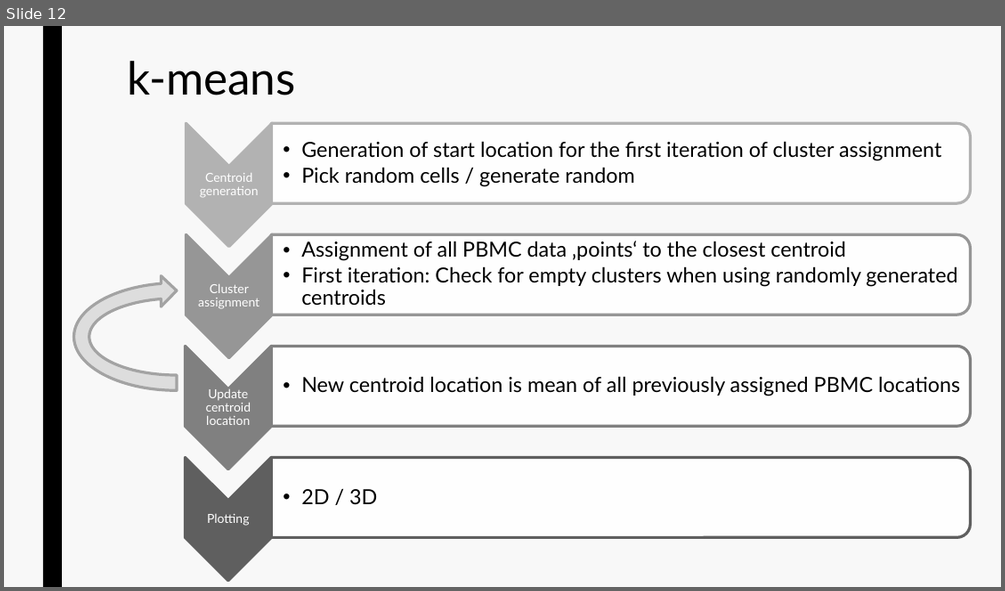
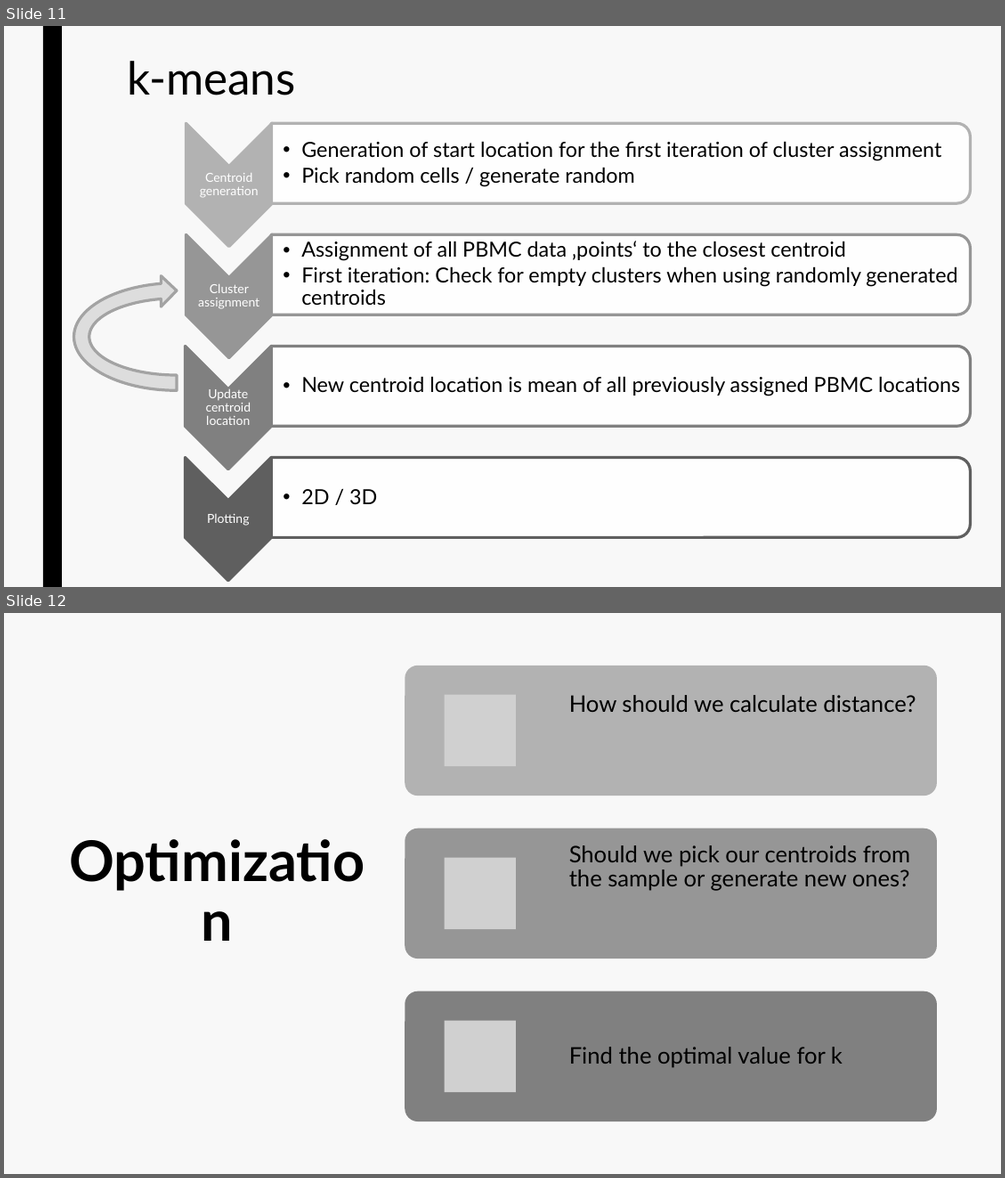
Before and after one commit to datascience-mobi/group-02-project-4-2, a slide deck: Project Proposal.pptx. Shown one above the other, each under a label of ours: slide 12 before the commit, slides 11 and 12 after it. The pictures are 1005x591 and 1005x1178 pixels, drawn with LibreOffice and Linux fonts; fonts in the diff are those of the drawing; grey boxes stand for pictures. Boxes give left, top, right and bottom in pixels: in the first picture for what was removed or moved away, otherwise in the second. Text is boxed around its words. In the diff, an @@ line names an element or a change of style, - is before the commit and + after.

```diff
--- a/Project Proposal.pptx
+++ b/Project Proposal.pptx
@@ slide 12 added at (4, 613, 1001, 1174), background #F8F8F8; not listed: 1 template element that a slide beside it also shows @@
@@ rectangle added at (4, 613, 1001, 1174), fill #F8F8F8 @@
@@ title added at (57, 666, 378, 1121), 54 pt, text #000000, bold @@
+Optimization
@@ group added at (404, 666, 938, 1121): 3 rounded rectangles, 3 pictures, 3 texts @@
+How should we calculate distance?
+Should we pick our centroids from the sample or generate new ones?
+Find the optimal value for k
@@ what was slide 12 is now slide 11 @@
```
Also in this commit, not shown: 2 other slides added, 1 slide removed, 1 other file.
